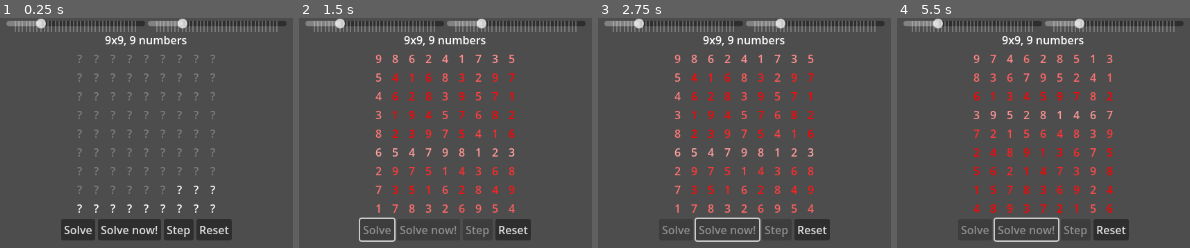
Above: before the commit, frames 1-4 (left to right).
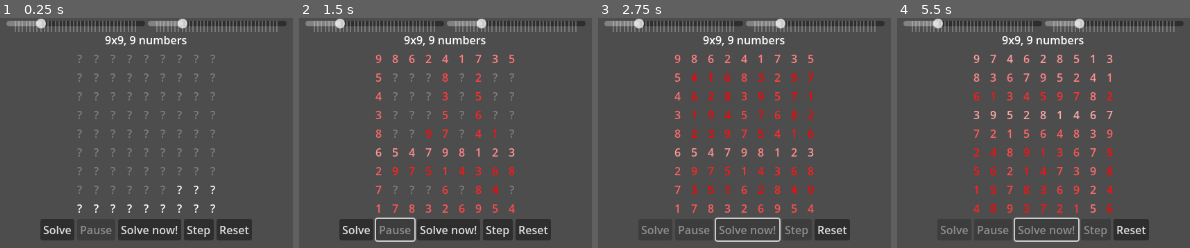
Above: after the commit, the same moments.

Repository: AlexeyBond/godot-constraint-solving
Game: Godot game, scene res://sudoku_demo.tscn
The game is run twice, just before and just after one commit, with the same random seed, the same clock (stepped at 60 frames per second) and the same inputs.
Inputs (mouse positions are in pixels of both pictures, inside the frame that each line leads up to):
- Up to frame 1 (0.25 s): no input
- Up to frame 2 (1.5 s): click "Solve" at 0.5 s; click (395, 229) at 1.25 s, where only the run after the commit has a clickable "Pause"
- Up to frame 3 (2.75 s): click (747, 229) at 2 s, where only the run after the commit has a clickable "Solve now!"
- Up to frame 4 (5.5 s): click "Reset" at 2.75 s; click "Step" at 3.5 s; click "Solve" at 4.25 s; click (1025, 229) at 5 s, where only the run before the commit has a clickable "Solve now!"

The runs differ from the first frame. In frame 1, 2.7% of the frame differs, in the area x 13-87%, y 87-97%; in frame 2, 4.2%, in the area x 13-87%, y 23-98%; in frame 3, 2.2%; in frame 4, 3.1%.

Commit message:
optimize solver state - store entropy/solutin in a single integer; improve sudoku example ui a bit;

Diff:
--- a/solver.gd
+++ b/solver.gd
@@ -10,11 +10,8 @@
 	state.cell_constraints.resize(num_cells)
 	state.cell_constraints.fill(initial_constraints)
 
-	state.cell_entropy.resize(num_cells)
-	state.cell_entropy.fill(initial_constraints.count_set_bits() - 1)
-
-	state.cell_solutions.resize(num_cells)
-	state.cell_solutions.fill(WFCSolverState.CELL_SOLUTION_UNSOLVED)
+	state.cell_solution_or_entropy.resize(num_cells)
+	state.cell_solution_or_entropy.fill(-(initial_constraints.count_set_bits() - 1))
 
 	state.unsolved_cells = num_cells
 
--- a/solver_state.gd
+++ b/solver_state.gd
@@ -4,13 +4,22 @@
 
 const MAX_INT: int = 9223372036854775807
 
-const CELL_SOLUTION_UNSOLVED: int = -1
 const CELL_SOLUTION_FAILED: int = MAX_INT
 
 var previous: WFCSolverState = null
 var cell_constraints: Array[BitSet]
-var cell_entropy: PackedInt64Array
-var cell_solutions: PackedInt64Array # CELL_SOLUTION_UNSOLVED or <cell type id> or CELL_SOLUTION_FAILED
+
+"""
+i'th element of cell_solution_or_entropy contains eighter:
+	- a negated "entropy" value, -(number_of_options - 1) if there are multiple options
+		for the i'th cell. Value is always negative in this case.
+		Note: it's not a real entropy value: log(number_of_options) would be closer to
+			the real entropy.
+	- a non-negative value equal to chosen cell type number
+	- CELL_SOLUTION_FAILED if cell type could not be chosen for i'th cell
+		(possible only if backtracking is disabled)
+"""
+var cell_solution_or_entropy: PackedInt64Array
 var unsolved_cells: int
 
 var changed_cells: PackedInt64Array
@@ -19,17 +28,20 @@
 var divergence_options: Array[int]
 
 func is_cell_solved(cell_id: int) -> bool:
-	return cell_solutions[cell_id] != CELL_SOLUTION_UNSOLVED
+	return cell_solution_or_entropy[cell_id] >= 0
+
+func get_cell_solution(cell_id: int) -> int:
+	assert(is_cell_solved(cell_id))
+	return cell_solution_or_entropy[cell_id]
 
 func is_all_solved() -> bool:
 	return unsolved_cells == 0
 
 func _store_solution(cell_id: int, solution: int):
-	assert(cell_solutions[cell_id] == CELL_SOLUTION_UNSOLVED)
-	assert(solution != CELL_SOLUTION_UNSOLVED)
+	assert(not is_cell_solved(cell_id))
+	assert(solution >= 0)
 
-	cell_solutions[cell_id] = solution
-	cell_entropy[cell_id] = 0
+	cell_solution_or_entropy[cell_id] = solution
 	unsolved_cells -= 1
 
 func set_solution(cell_id: int, solution: int):
@@ -54,13 +66,14 @@
 	elif only_bit != BitSet.ONLY_BIT_MORE_BITS_SET:
 		_store_solution(cell_id, only_bit)
 		entropy = 0
+	else:
+		if entropy < 0:
+			entropy = constraints.count_set_bits() - 1
 
-	if entropy < 0:
-		entropy = constraints.count_set_bits() - 1
+		cell_constraints[cell_id] = constraints
 
-	cell_constraints[cell_id] = constraints
-	cell_entropy[cell_id] = entropy
-
+		assert(entropy > 0)
+		cell_solution_or_entropy[cell_id] = -entropy
 	return should_backtrack
 
 func extract_changed_cells() -> PackedInt64Array:
@@ -83,8 +96,7 @@
 	var new: WFCSolverState = WFCSolverState.new()
 
 	new.cell_constraints = cell_constraints.duplicate()
-	new.cell_entropy = cell_entropy.duplicate()
-	new.cell_solutions = cell_solutions.duplicate()
+	new.cell_solution_or_entropy = cell_solution_or_entropy.duplicate()
 	new.unsolved_cells = unsolved_cells
 
 	new.previous = self
@@ -97,10 +109,10 @@
 	var options: Array[int]
 	var target_entropy: int = MAX_INT
 
-	for i in range(cell_entropy.size()):
-		var entropy: int = cell_entropy[i]
+	for i in range(cell_solution_or_entropy.size()):
+		var entropy: int = - cell_solution_or_entropy[i]
 
-		if entropy == 0:
+		if entropy <= 0:
 			continue
 
 		if entropy == target_entropy:
--- a/sudoku_demo.tscn
+++ b/sudoku_demo.tscn
@@ -4,6 +4,7 @@
 script/source = "extends Control
 
 func _ready():
+	$Timer.paused = true
 	restart()
 
 
@@ -40,6 +41,8 @@
 	(get_node('%SizeLabel') as Label).text = '%dx%d, %d numbers' % \\
 		[problem.width, problem.height, problem.numbers]
 
+	$Timer.paused = true
+
 	call_deferred(\"render_solver_state\")
 
 var last_known_values: PackedInt64Array
@@ -55,15 +58,15 @@
 			label.text = '!'
 			label.modulate = Color.WHITE
 		else:
-			var solution: int = state.cell_solutions[i]
+			var solution: int = state.cell_solution_or_entropy[i]
 			if solution == WFCSolverState.CELL_SOLUTION_FAILED:
 				label.text = '-'
-			elif solution == WFCSolverState.CELL_SOLUTION_UNSOLVED:
+			elif solution < 0:
 				label.text = '?'
 			else:
 				label.text = '1234567890ABCDEFGHIJKLMNOPQRSTUVVXYZ'[solution]
 
-			if solution == WFCSolverState.CELL_SOLUTION_UNSOLVED:
+			if solution < 0:
 				label.modulate = Color.WEB_GRAY
 			elif last_known_values.size() == 0:
 				label.modulate = Color.WHITE
@@ -73,14 +76,17 @@
 				label.modulate = label.modulate.lerp(Color.WHITE, 0.02)
 
 	if state != null:
-		last_known_values = state.cell_solutions.duplicate()
+		last_known_values = state.cell_solution_or_entropy.duplicate()
 	else:
 		last_known_values.clear()
 
 	var can_not_solve: bool = state == null or state.is_all_solved()
-	(get_node('%StepButton') as Button).disabled = can_not_solve
-	(get_node('%AutoSolve') as Button).disabled = can_not_solve
-	(get_node('%InstantSolve') as Button).disabled = can_not_solve
+	var timer_running: bool = not $Timer.paused
+
+	(get_node('%StepButton') as Button).disabled = can_not_solve or timer_running
+	(get_node('%AutoSolve') as Button).disabled = can_not_solve or timer_running
+	(get_node('%InstantSolve') as Button).disabled = can_not_solve or timer_running
+	(get_node('%PauseButton') as Button).disabled = not timer_running
 
 
 func _on_step_button_pressed():
@@ -103,19 +109,24 @@
 
 func _on_timer_timeout():
 	if solver.current_state == null or solver.current_state.is_all_solved():
-		$Timer.stop()
-		return
-
-	solver.solve_step()
+		$Timer.paused = true
+	else:
+		solver.solve_step()
+
 	render_solver_state()
 
 
 func _on_auto_solve_pressed():
-	$Timer.start()
+	$Timer.paused = false
 
 
 func _on_instant_solve_pressed():
 	solver.solve()
+	render_solver_state()
+
+
+func _on_pause_button_pressed():
+	$Timer.paused = true
 	render_solver_state()
 "
 
@@ -234,6 +245,11 @@
 layout_mode = 2
 text = "Solve"
 
+[node name="PauseButton" type="Button" parent="VBoxContainer/HBoxContainer2"]
+unique_name_in_owner = true
+layout_mode = 2
+text = "Pause"
+
 [node name="InstantSolve" type="Button" parent="VBoxContainer/HBoxContainer2"]
 unique_name_in_owner = true
 layout_mode = 2
@@ -250,10 +266,12 @@
 
 [node name="Timer" type="Timer" parent="."]
 wait_time = 0.01
+autostart = true
 
 [connection signal="value_changed" from="VBoxContainer/HBoxContainer/WidthSlider" to="." method="_on_width_slider_value_changed"]
 [connection signal="value_changed" from="VBoxContainer/HBoxContainer/HeightSlider" to="." method="_on_height_slider_value_changed"]
 [connection signal="pressed" from="VBoxContainer/HBoxContainer2/AutoSolve" to="." method="_on_auto_solve_pressed"]
+[connection signal="pressed" from="VBoxContainer/HBoxContainer2/PauseButton" to="." method="_on_pause_button_pressed"]
 [connection signal="pressed" from="VBoxContainer/HBoxContainer2/InstantSolve" to="." method="_on_instant_solve_pressed"]
 [connection signal="pressed" from="VBoxContainer/HBoxContainer2/StepButton" to="." method="_on_step_button_pressed"]
 [connection signal="pressed" from="VBoxContainer/HBoxContainer2/ResetButton" to="." method="_on_reset_button_pressed"]
--- a/sudoku_problem.gd
+++ b/sudoku_problem.gd
@@ -36,13 +36,13 @@
 
 func compute_cell_constraints(state: WFCSolverState, cell_id: int) -> BitSet:
 	var coords: Vector2i = id_to_coords(cell_id)
-	var constraints: BitSet = get_default_constraints()
+	var constraints: BitSet = state.cell_constraints[cell_id].duplicate()
 
 	for i in range(width):
 		var c: int = coords_to_id(i, coords.y)
 		if c != cell_id and state.is_cell_solved(c):
 			constraints.set_bit(
-				state.cell_solutions[c],
+				state.get_cell_solution(c),
 				false,
 			)
 
@@ -50,7 +50,7 @@
 		var c: int = coords_to_id(coords.x, i)
 		if c != cell_id and state.is_cell_solved(c):
 			constraints.set_bit(
-				state.cell_solutions[c],
+				state.get_cell_solution(c),
 				false,
 			)
 
--- a/test/unit/test_sudoku_solving.gd
+++ b/test/unit/test_sudoku_solving.gd
@@ -4,13 +4,14 @@
 	var problem: WFCProblem = WFCSudokuProblem.new(9,9,9)
 	var solver: WFCSolver = WFCSolver.new(problem)
 
+	solver.allow_backtracking = true
 	solver.solve()
 
 	for row in range(9):
 		var arr: Array = []
 
 		for col in range(9):
-			arr.append(solver.current_state.cell_solutions[problem.coords_to_id(row, col)])
+			arr.append(solver.current_state.cell_solution_or_entropy[problem.coords_to_id(row, col)])
 
 		arr.sort()
 
@@ -22,7 +23,7 @@
 		var arr: Array = []
 
 		for row in range(9):
-			arr.append(solver.current_state.cell_solutions[problem.coords_to_id(row, col)])
+			arr.append(solver.current_state.cell_solution_or_entropy[problem.coords_to_id(row, col)])
 
 		arr.sort()
 
